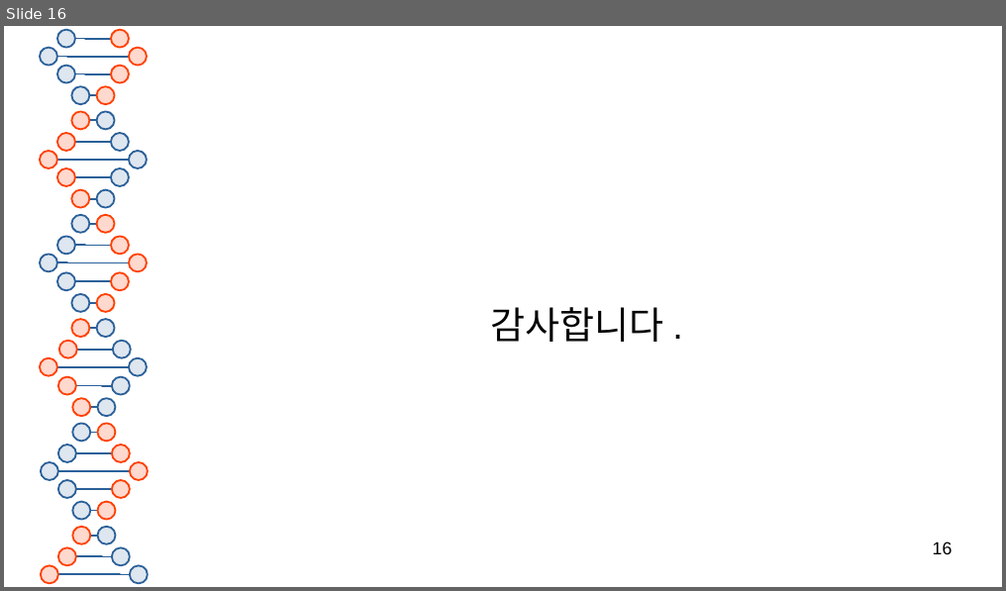
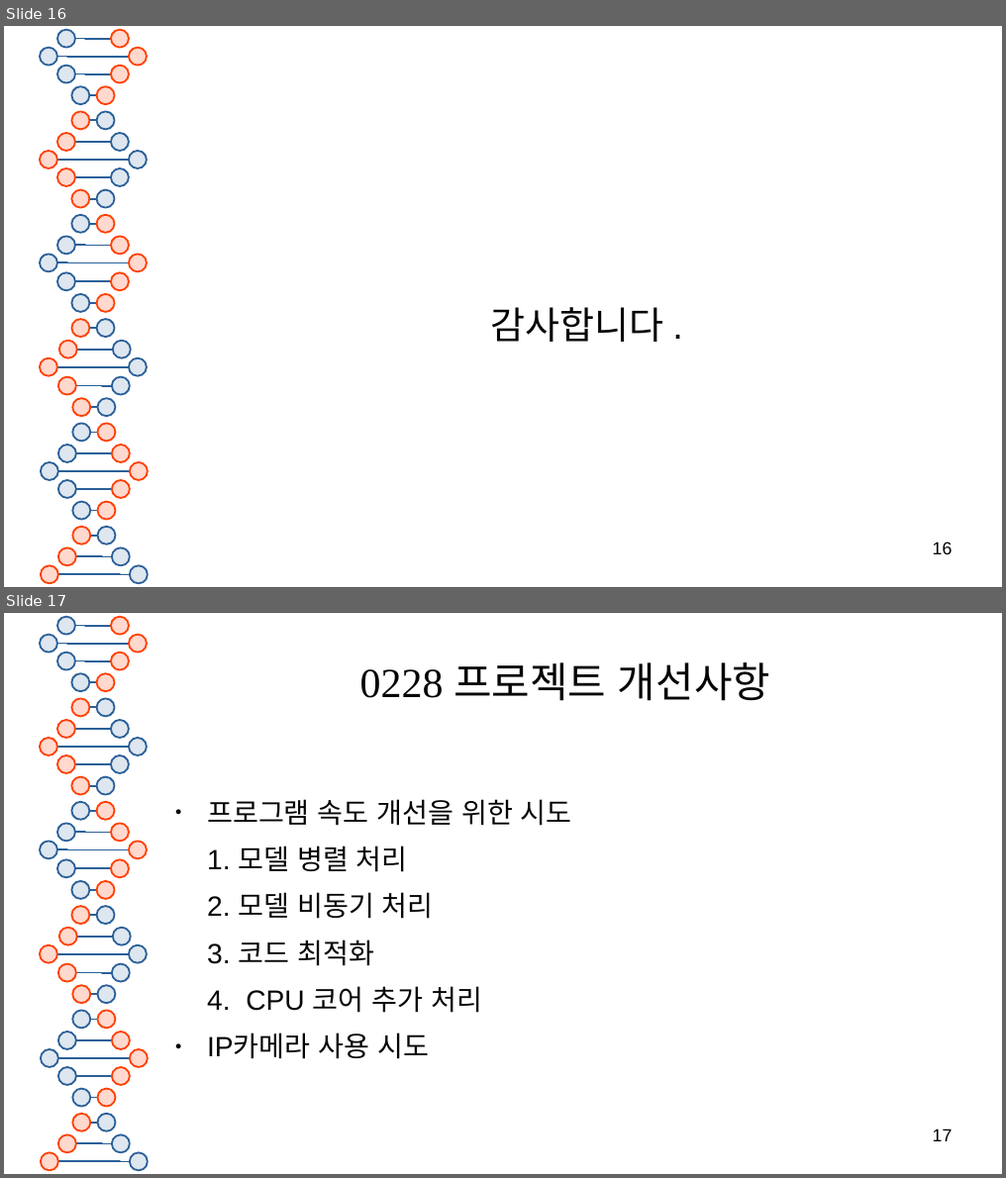
Before and after one commit to pskcci/intel-01, a slide deck: class01/mini-project/03_Choi&Song/minipro.odp. Shown one above the other, each under a label of ours: slide 16 before the commit, slides 16 and 17 after it. The pictures are 1006x591 and 1006x1178 pixels, drawn with LibreOffice and Linux fonts; fonts in the diff are those of the drawing. Boxes give left, top, right and bottom in pixels: in the first picture for what was removed or moved away, otherwise in the second. Text is boxed around its words. In the diff, an @@ line names an element or a change of style, - is before the commit and + after.

```diff
--- a/class01/mini-project/03_Choi&Song/minipro.odp
+++ b/class01/mini-project/03_Choi&Song/minipro.odp
@@ slide 17 added at (4, 613, 1002, 1174), background #FFFFFF; not listed: 81 template elements that a slide beside it also shows @@
@@ title added at (360, 663, 770, 701), 33 pt, text #050505 @@
+0228 프로젝트 개선사항
@@ text added at (207, 799, 572, 1059), 22.2 pt, text #050505 @@
+● 프로그램 속도 개선을 위한 시도
+1. 모델 병렬 처리
+2. 모델 비동기 처리
+3. 코드 최적화
+4. CPU 코어 추가 처리
+● IP카메라 사용 시도
@@ page number added at (933, 1129, 952, 1142), 14 pt, text #000000 @@
+17
```
Also in this commit, not shown: 6 other slides added, 4 other files.
